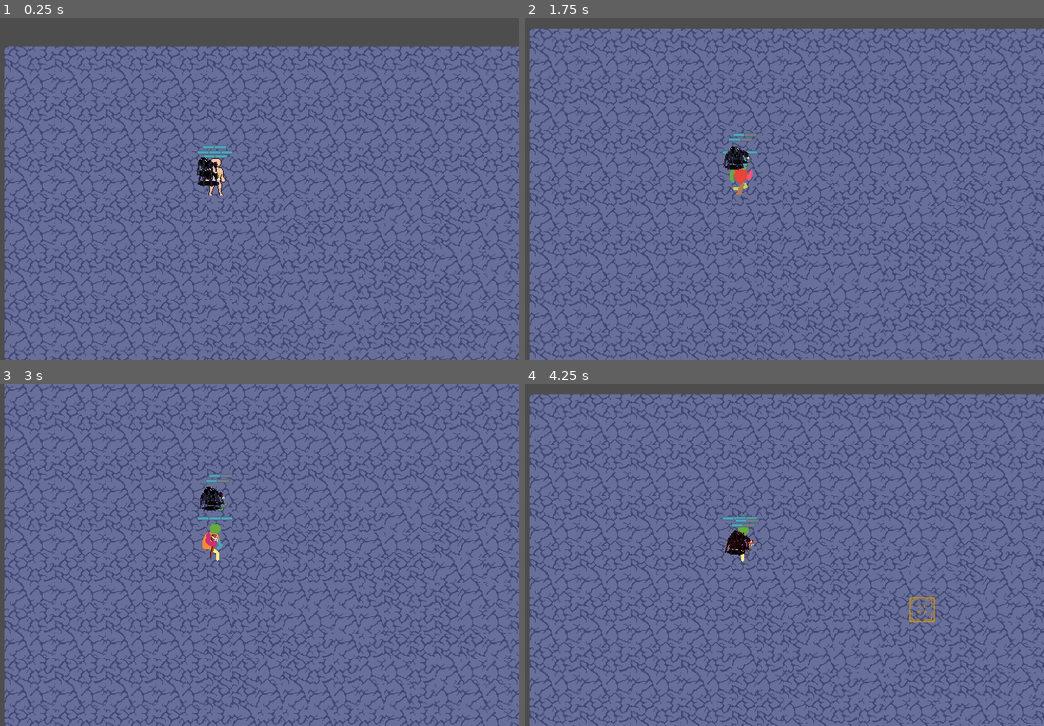
Above: before the commit, frames 1-4 (two rows, left to right).
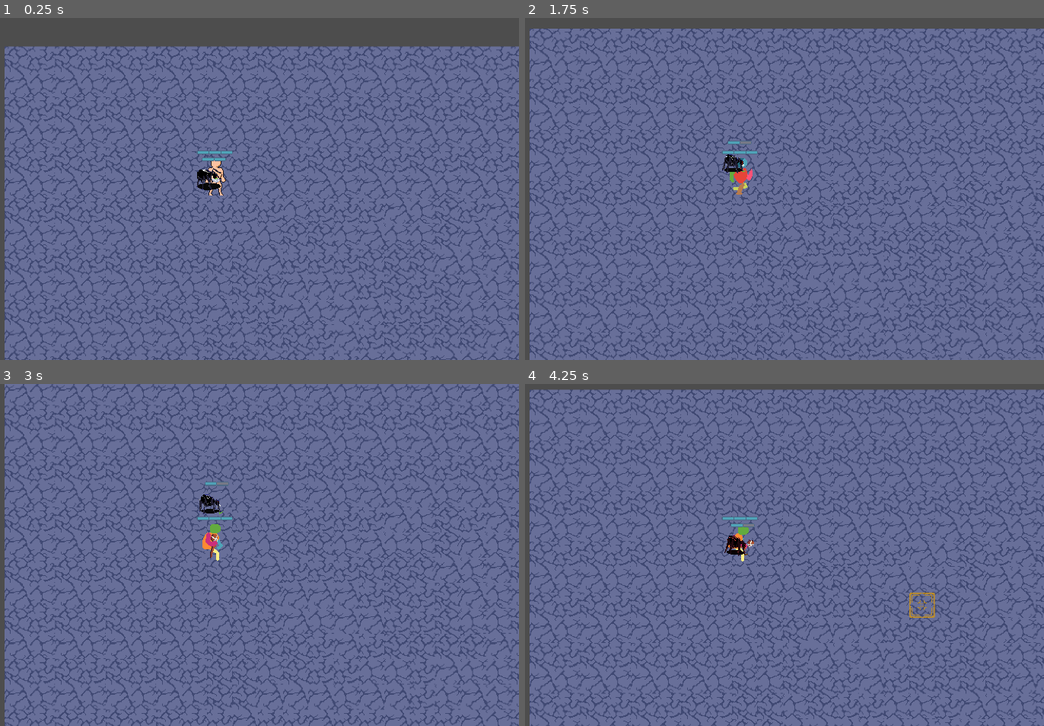
Above: after the commit, the same moments.

Repository: Naitais/battle-and-exploration-mode
Game: Godot game, scene res://scenes/main.tscn
The game is run twice, just before and just after one commit, with the same random seed, the same clock (stepped at 60 frames per second) and the same inputs.
Inputs (mouse positions are in pixels of both pictures, inside the frame that each line leads up to):
- Up to frame 1 (0.25 s): no input
- Up to frame 2 (1.75 s): tap Enter at 0.5 s; move the mouse to (732, 175) at 0.52 s; press the mouse at (732, 175) at 0.53 s; hold D (right) 0.53-1.28 s; move the mouse to (732, 178) at 1.27 s; release the mouse at (732, 178) at 1.28 s; hold S (down) from 1.28 s (still down); click (732, 178) at 1.35 s
- Up to frame 3 (3 s): move the mouse to (212, 490) at 2.02 s; release S (down) at 2.03 s; press the mouse at (212, 490) at 2.03 s; hold D (right) 2.03-2.78 s; move the mouse to (212, 493) at 2.77 s; release the mouse at (212, 493) at 2.78 s; hold W (up) from 2.78 s (still down); click (212, 493) at 2.85 s
- Up to frame 4 (4.25 s): move the mouse to (924, 606) at 3.52 s; release W (up) at 3.53 s; press the mouse at (924, 606) at 3.53 s; hold A (left) from 3.53 s (still down)

The runs differ from the first frame. In frame 1, 0.4% of the frame differs, in the area x 37-44%, y 37-51%; in frame 2, 0.3%; in frame 3, 0.3%; in frame 4, 34%, in the area x 0-100%, y 1-100%.

Commit message:
combat mobs and mobpack mobs have the same information however roaming mob is  not added due to being added before in exploration mode

Diff:
--- a/mob_pack.gd
+++ b/mob_pack.gd
@@ -21,14 +21,14 @@
 	create_mob_pack()
 	spawn_roaming_mob()
 	manage_mob_pack_tooltip_ui()
-
+	print("mobpack roaming mob ",roaming_mob)
+	print("mobpack mobs ",instantiated_mobs)
 # Called every frame. 'delta' is the elapsed time since the previous frame.
 func _process(delta):
+
 	if GlobalVar.exploration_mode:
 		set_ui_position()
 		mob_pack_area.global_position = roaming_mob.global_position
-
-
 
 func create_mob_pack():
 	mob_number = randi() % 4 + 1
@@ -46,8 +46,8 @@
 		var mob_scene: PackedScene = load(mob_path)
 		var new_mob = mob_scene.instantiate()
 
-		#mobs are contained in an array to later be spawned
 		instantiated_mobs.append(new_mob)
+
 
 func spawn_roaming_mob():
 
@@ -55,14 +55,14 @@
 	var roaming_mob_list: Array = []
 	for mob_scene in instantiated_mobs:
 		#add mob's power to list
-		mob_power_list.append(mob_scene.mob_power)
+		mob_power_list.append(mob_scene.power)
 
 	#get maximum power number
 	var max_mob_power: int = mob_power_list.max()
 
 	#gets strongest mob as the roaming mob
 	for mob_scene in instantiated_mobs:
-		if mob_scene.mob_power == max_mob_power:
+		if mob_scene.power == max_mob_power:
 			roaming_mob_list.append(mob_scene)
 
 	#if mobs match power, choose at random
@@ -75,12 +75,14 @@
 	else:
 		roaming_mob = roaming_mob_list[0]
 		add_child(roaming_mob)
+	GlobalVar.roaming_mob = roaming_mob
 
 func set_ui_position():
 	panel_container.position = roaming_mob.global_position
 
 func manage_mob_pack_tooltip_ui():
 	if GlobalVar.exploration_mode:
+		#sacar info de los hijos agregados
 		for mob in instantiated_mobs:
 				#create and add nodes
 				var mob_icon = TextureRect.new()
@@ -89,36 +91,13 @@
 				grid_container.add_child(mob_data)
 
 				#get info
-				var mob_info = str(mob.name) + " lvl " + str(mob.mob_level) + " Power " + str(mob.mob_power)
+				var mob_info = str(mob.name) + " lvl " + str(mob.level) + " Power " + str(mob.power)
 
 				#settings
 				mob_icon.expand_mode = TextureRect.EXPAND_FIT_WIDTH
 				mob_icon.texture = load("res://icons/"+mob.name.to_lower()+"_icon.png")
 				mob_data.text = mob_info
 
-
-			#label.text = mob_info
-			#texture_rect.texture = load("res://icons/"+mob.name.to_lower()+"_icon.png")
-	else:
-		print("asdasda")
-
-
-#funcion para clasificar mod packs en dificultad tengo que adaptarla a nueva logica
-#no esta en uso aun
-
-func mod_pack_difficulty_rating(mob_pack):
-	var mob_count: int = 0
-	var mob_sum_levels: int = 0
-	var pack_power: int = 0
-	#power should be the result of a mob's stats
-	for mob_data in mob_pack:
-		mob_count +=1
-		mob_sum_levels += mob_data.get("mob_level")
-		pack_power += mob_data.get("power")
-	pack_power = pack_power / mob_count
-	var mob_pack_rating: int
-	mob_pack_rating += mob_count + mob_sum_levels + pack_power
-
 func _on_mob_pack_area_mouse_entered():
 	panel_container.visible = true
 
--- a/scenes/game_world.tscn
+++ b/scenes/game_world.tscn
@@ -22,8 +22,11 @@
 game_world = NodePath("../..")
 mob_packs = NodePath("../../mobPacks")
 
-[node name="CombatModeState" type="Node" parent="StateMachine" node_paths=PackedStringArray("game_world")]
+[node name="CombatModeState" type="Node" parent="StateMachine" node_paths=PackedStringArray("game_world", "combat_mobs_container")]
 script = ExtResource("6_l5yep")
 game_world = NodePath("../..")
+combat_mobs_container = NodePath("../../combatMobsContainer")
 
 [node name="mobPacks" type="Node2D" parent="."]
+
+[node name="combatMobsContainer" type="Node2D" parent="."]
--- /dev/null
+++ b/scenes/test.tscn
@@ -0,0 +1,6 @@
+[gd_scene format=3 uid="uid://dg8qqovx1yb2s"]
+
+[node name="test" type="Node2D"]
+
+[node name="Camera2D" type="Camera2D" parent="."]
+position = Vector2(-2, -27)
--- a/scripts/baseEntity.gd
+++ b/scripts/baseEntity.gd
@@ -1,21 +1,39 @@
 class_name Entity
 extends CharacterBody2D
 
-#ESTADISTICAS BASE
-@export var level: int = 0
+#main stats
+var level: int = randi() % 5 + 1
 
-@export var max_health: int = 10
-@export var health: int = max_health
+@export var strength: int = 1 * level
+@export var intellect: int = 1 * level
+@export var constitution: int = 1 * level
+@export var dexterity: int = 1 * level
+@export var spirit: int = 1 * level
 
 @export var max_AP: int = 12
 @export var AP: int = max_AP
 
-@export var max_energy: int = 5
-@export var energy: int = max_energy
+#game stats affected by main stats
 
-@export var max_mana: int = 5
+#affected by STRENGTH
+@export var physical_damage: int = strength
+
+#affected by INTELLECT
+@export var magic_damage: int = intellect
+
+#affected by DEXTERITY
+@export var crit_chance: int = dexterity
+@export var crit_damage: int = dexterity
+
+#affected by SPIRIT
+@export var max_mana: int = spirit * 5
 @export var mana: int = max_mana
 
+#affected by CONSTITUTION
+@export var max_health: int = constitution * 10
+@export var health: int = max_health
+
+#affected ONLY by EQUIPMENT
 @export var max_armor: int = 0
 @export var armor: int = max_armor
 
@@ -27,10 +45,31 @@
 
 @export var initiative: int = 10
 
+#game logic stats
 @export var speed: int = 40
 @export var acceleration: int = 40
 
-@export var physical_damage: int = 1
+#will be a sum of all stats
+var power: int = ((strength + intellect + dexterity + spirit + constitution) * level)
+
+
+var entity_info: Dictionary = {
+	"power": power,
+	"level":level,
+	"health":health,
+	"armor": armor,
+	"magic shield": magic_shield,
+	"initiative": initiative,
+	"physical damage": physical_damage,
+	"magic damage": magic_damage,
+	"critical damage": crit_damage,
+	"critical chance": crit_chance,
+	"strength": strength,
+	"intellect": intellect,
+	"constitution": constitution,
+	"dexterity": dexterity,
+	"spirit": spirit,
+}
 
 @onready var sprite = $Sprite2D
 @onready var collision_shape = $CollisionShape2D
@@ -44,4 +83,5 @@
 	pass
 
 func _ready():
+
 	$Hitbox/CollisionShape2D.disabled = true
--- a/scripts/combat_mode_state.gd
+++ b/scripts/combat_mode_state.gd
@@ -2,7 +2,9 @@
 extends State
 
 @export var game_world: Node2D
+@export var combat_mobs_container: Node2D
 var cave_combat_map = load("res://scenes/cave_combat_map.tscn").instantiate()
+
 # var for while which controls mobs spawned
 var i: int = 0
 
@@ -17,13 +19,15 @@
 
 	while i != mobs.size():
 		for mob in mobs:
-			var combat_mob = mob.duplicate()
-			game_world.add_child(combat_mob)
+
+			var combat_mob = mob
+			combat_mobs_container.add_child(combat_mob)
 
 			i += 1
 			#create logic which sets in a position not occupied randi() % 11
 			#for now it is just in order of i variable
 			combat_mob.position = game_world.combat_map.map_to_local(Vector2(11, i))
+			#
 
 func _ready():
 	#con esto hago que este desactivado el fisics prouces
--- a/scripts/gameWorld.gd
+++ b/scripts/gameWorld.gd
@@ -24,12 +24,12 @@
 	#add_child(exploration_map)
 	add_child(player)
 	create_unique_mob_pack()
-	create_unique_mob_pack()
 
 func _process(delta):
 	if GlobalVar.combat_mode and GlobalVar.exploration_mode == false:
 		combat_mode_state.combat_mode_active.emit()
 		#remove_child(mob_pack)
+
 
 		#if cave_combat_map.get_parent() == null:#solo agrego el nivel si no existe, si ya existe
 													#no corro cosntantemente esto porque sino tira error
--- a/scripts/globalVar.gd
+++ b/scripts/globalVar.gd
@@ -9,12 +9,14 @@
 var combat_mode: bool
 var created_mob_packs: Array = []
 var mob_pack_involved_in_combat: Node
+var instantiated_mobs: Array
+var roaming_mob: CharacterBody2D
 
 #in the futurre I will need a globalvar for different things such as managing spawned mob packs
 #this array stores every spawned mob_pack so that when a combat starts, it will get a specific mob_pack
 #(maybe it will get the mob_pack id when I get a database) to spawn every mob in the pack in a battle map
 
 func _physics_process(_delta):
-	#print(on_hand_weapon_slot_one)
+
 
 	pass
--- a/scripts/mob.gd
+++ b/scripts/mob.gd
@@ -1,6 +1,8 @@
 class_name Mob
 
 extends "res://scripts/baseEntity.gd"
+
+
 
 @onready var state_machine = $StateMachine as StateMachine
 @onready var wander_state = $StateMachine/WanderState as WanderState
@@ -9,26 +11,14 @@
 @onready var hurt_state = $StateMachine/HurtState as HurtState
 @onready var panel_container = $PanelContainer
 
-
-
-var mob_level: int = randi() % 5 + 1
-var mob_power: int = (3 * mob_level) + (randi() % mob_level + 1) + mob_level
-
 #dictionary with mob info
 @onready var mob_level_lbl = $PanelContainer/MarginContainer/GridContainer/mob_level_lbl
 @onready var mob_power_lbl = $PanelContainer/MarginContainer/GridContainer/mob_power_lbl
 
 
-var mob_info: Dictionary = {
-	"power": mob_power,
-	"level":mob_level,
-	"armor": armor,
-	"magic shield": magic_shield,
-	"initiative": initiative,
-	"physical damage": physical_damage
-}
 
 func _ready():
+
 	#emito señales para que se cambie el estado de la state machine
 	wander_state.objective_found.connect(state_machine.change_state.bind(chase_state))
 	chase_state.objective_lost.connect(state_machine.change_state.bind(wander_state))
@@ -37,12 +27,20 @@
 	hurt_state.damage_taken.connect(state_machine.change_state.bind(hurt_state))
 	hurt_state.damage_taken_finished.connect(state_machine.change_state.bind(chase_state))
 
-	print(mob_info)
+
+
+	#level = randi() % 5 + 1
+	print("mob mob ",self)
 
 func manage_mob_pack_tooltip_ui():
+	#print("mob scene; name ",self)
+	#for child in GlobalVar.mob_pack_involved_in_combat.get_children():
+	#	if child.name == "spider":
+	#		print("global var; name ",child)
 
-	mob_level_lbl.text = str(mob_level)
-	mob_power_lbl.text = str(mob_power)
+	#fill tooltip lbls with info
+	mob_level_lbl.text = str(level)
+	mob_power_lbl.text = str(power)
 		#var mob_icon = TextureRect.new()
 		#var mob_data = Label.new()
 		#grid_container.add_child(mob_icon)
@@ -69,12 +67,15 @@
 		attack_state.basic_attack_detection_area.position.x = attack_state.basic_attack_det_area_flip_false
 
 func _physics_process(_delta):
+
+
+
 	if GlobalVar.exploration_mode:
 		move_and_slide()
 		exploration_mode_movement()
 
-	if GlobalVar.combat_mode:
-		manage_mob_pack_tooltip_ui()
+
+	manage_mob_pack_tooltip_ui()
 
 func _on_objective_detection_area_body_entered(body):
 	#emito señales para que se cambie el estado de la state machine
Not shown, added: scenes/mob48FB.tmp
